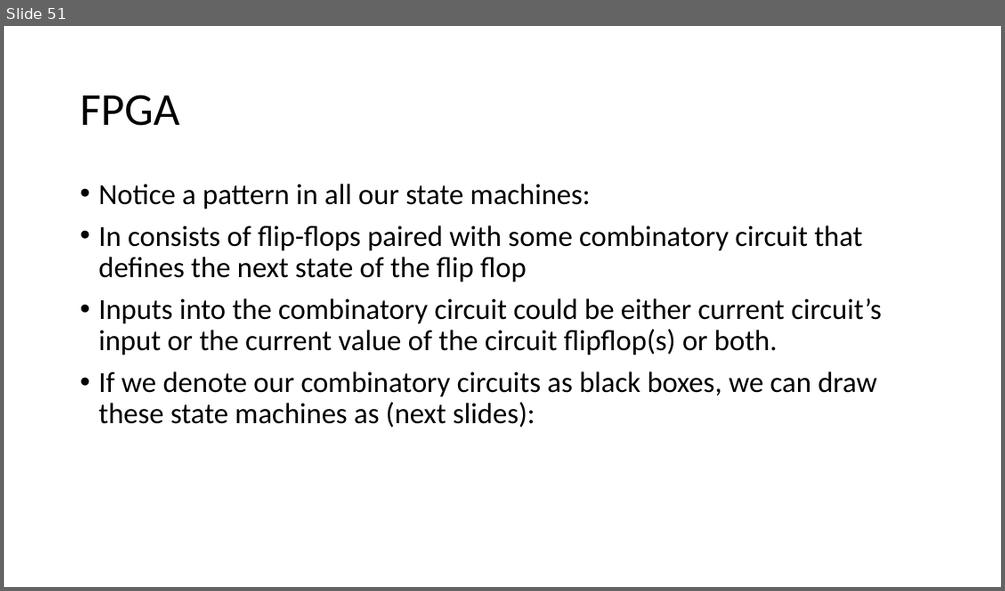
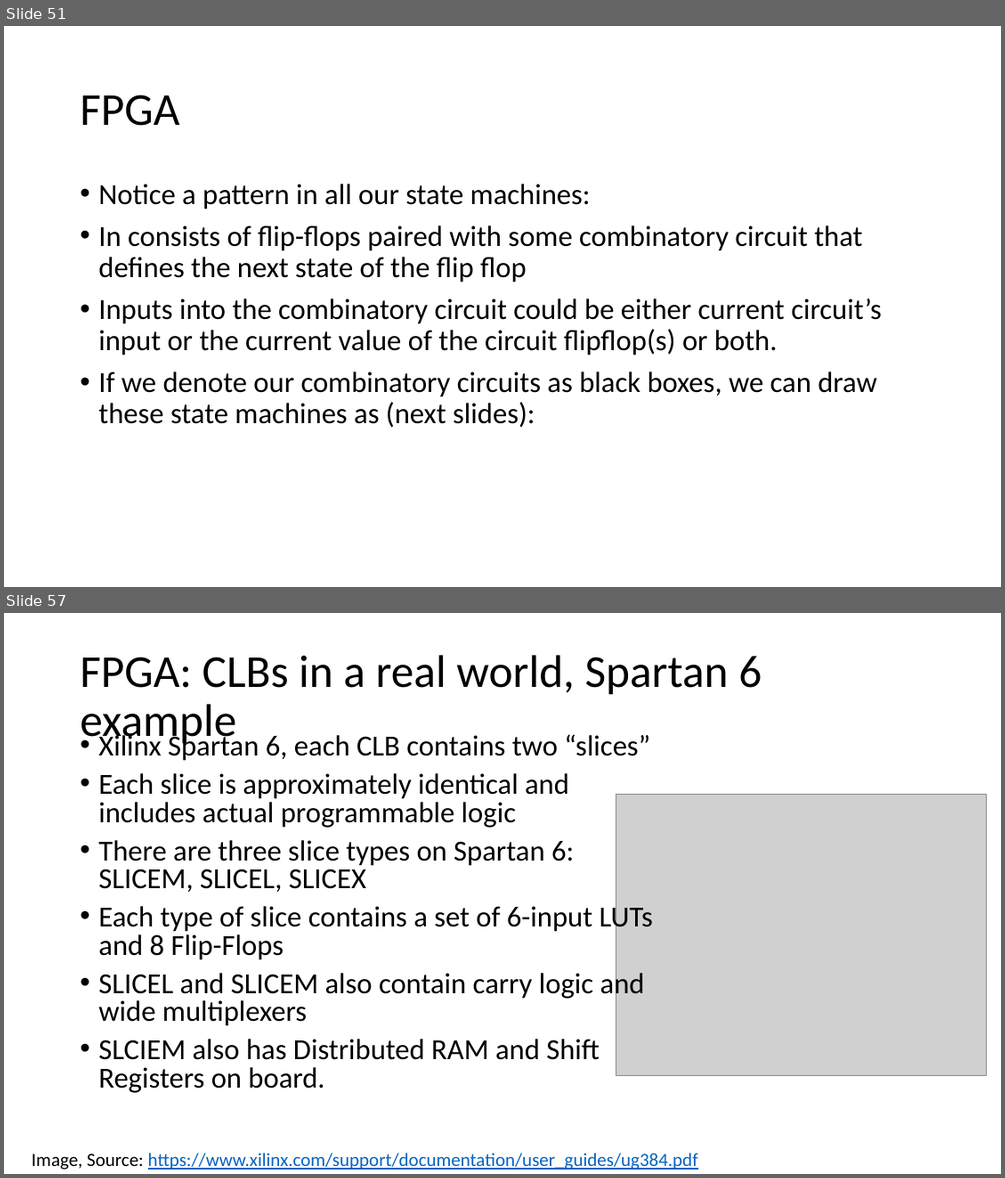
Before and after one commit to quarck/vhdl_intro, a slide deck: part2.pptx. Shown one above the other, each under a label of ours: slide 51 before the commit, slides 51 and 57 after it; the slides between them are not shown. The pictures are 1005x591 and 1005x1178 pixels, drawn with LibreOffice and Linux fonts; fonts in the diff are those of the drawing; grey boxes stand for pictures. Boxes give left, top, right and bottom in pixels: in the first picture for what was removed or moved away, otherwise in the second. Text is boxed around its words. In the diff, an @@ line names an element or a change of style, - is before the commit and + after.

```diff
--- a/part2.pptx
+++ b/part2.pptx
@@ slide 57 added at box(4, 613, 1001, 1174), background #FFFFFF @@
@@ title added at box(80, 655, 761, 747), 44 pt, text #000000 @@
+FPGA: CLBs in a real world, Spartan 6 example
@@ text added at box(98, 732, 653, 1093), 28 pt, text #000000 @@
+• Xilinx Spartan 6, each CLB contains two “slices”
+• Each slice is approximately identical and includes actual programmable logic
+• There are three slice types on Spartan 6: SLICEM, SLICEL, SLICEX
+• Each type of slice contains a set of 6-input LUTs and 8 Flip-Flops
+• SLICEL and SLICEM also contain carry logic and wide multiplexers
+• SLCIEM also has Distributed RAM and Shift Registers on board.
@@ picture added at box(615, 794, 987, 1076) @@
@@ text added at box(32, 1152, 698, 1169), 18 pt, text #0563C1, underline @@
+Image, Source: https://www.xilinx.com/support/documentation/user_guides/ug384.pdf
```
Also in this commit, not shown: 5 slides changed, 6 other slides added, 1 other file.
